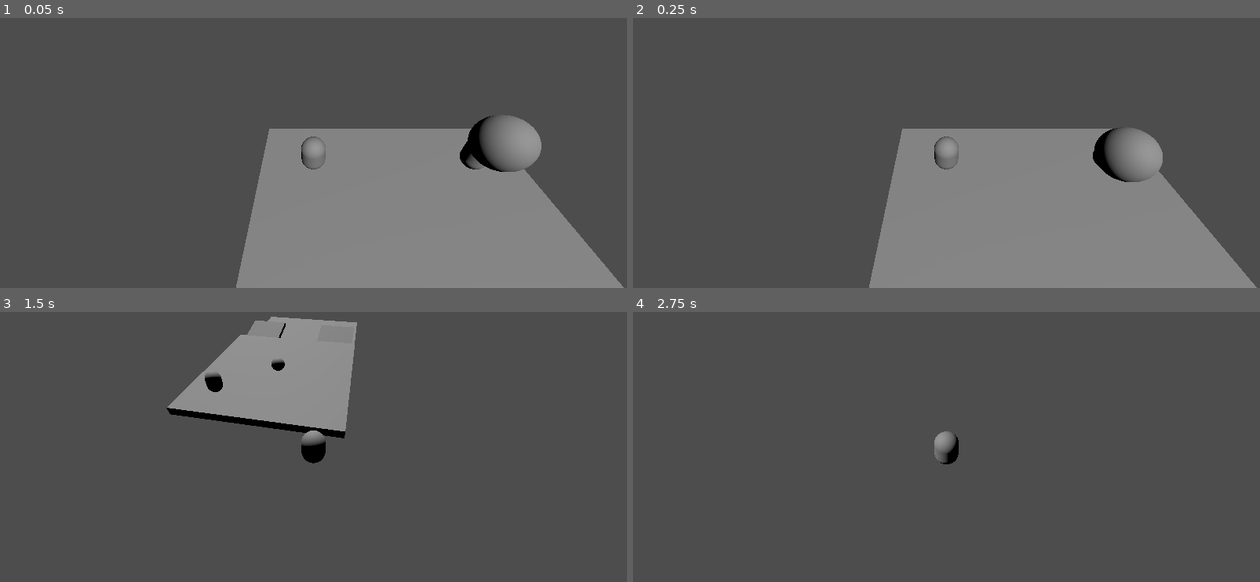
Above: before the commit, frames 1-4 (two rows, left to right).
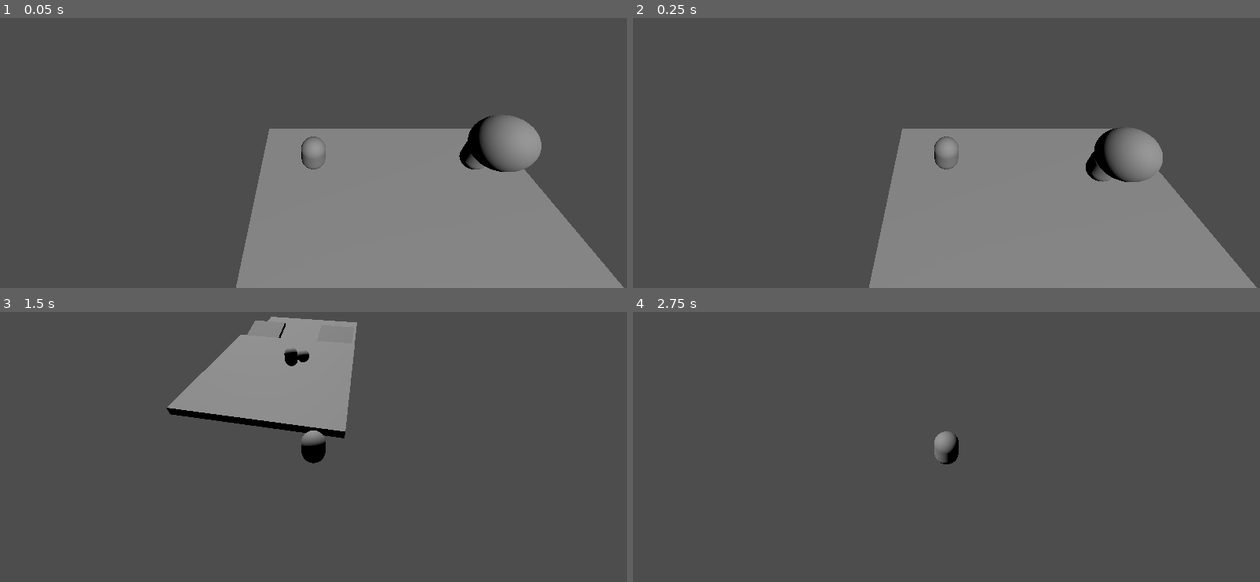
Above: after the commit, the same moments.

Repository: yanlinyi101/Head-your-majesty
Game: Godot game, scene res://scenes/Main.tscn
Same seed, same stepped clock (60 frames per second), same inputs: the game is played once before the commit and once after it.
Inputs (mouse positions are in pixels of both pictures, inside the frame that each line leads up to):
- Up to frame 1 (0.05 s): no input
- Up to frame 2 (0.25 s): no input
- Up to frame 3 (1.5 s): move the mouse to (344, 403) at 0.52 s; press the mouse at (344, 403) at 0.53 s; hold W (move_forward) from 0.53 s (still down); tap Space (jump) at 0.77 s; move the mouse to (282, 406) at 1.27 s; release the mouse at (282, 406) at 1.28 s; click (282, 406) at 1.35 s
- Up to frame 4 (2.75 s): keep holding W (move_forward); tap Space (jump) at 1.52 s; move the mouse to (959, 398) at 2.02 s; press the mouse at (959, 398) at 2.03 s; tap E (pickup_head) at 2.1 s

The runs differ from the first frame. In frame 1, less than 0.1% of the frame differs, in the area x 73-77%, y 50-57%; in frame 2, 0.2%; in frame 3, 0.4%, in the area x 32-50%, y 13-30%; in frame 4, nothing differs.

Commit message:
feat: add phase 1 bot brain

Diff:
--- a/scenes/Main.tscn
+++ b/scenes/Main.tscn
@@ -6,6 +6,7 @@
 [ext_resource type="Script" path="res://scripts/game/match_controller.gd" id="4_match"]
 [ext_resource type="Script" path="res://scripts/characters/player_controller.gd" id="5_player_controller"]
 [ext_resource type="Script" path="res://scripts/game/main_game.gd" id="6_main_game"]
+[ext_resource type="Script" path="res://scripts/characters/bot_brain.gd" id="7_bot_brain"]
 
 [node name="Main" type="Node3D"]
 script = ExtResource("6_main_game")
@@ -42,3 +43,9 @@
 
 [node name="DirectionalLight3D" type="DirectionalLight3D" parent="."]
 rotation = Vector3(-0.9, 0.4, 0.2)
+
+[node name="BotBrain" type="Node" parent="."]
+script = ExtResource("7_bot_brain")
+actor_path = NodePath("../Bot")
+player_path = NodePath("../Player")
+head_path = NodePath("../KingHead")
--- /dev/null
+++ b/scripts/characters/bot_brain.gd
@@ -0,0 +1,73 @@
+extends Node
+
+enum State { SEEK_HEAD, CHASE_CARRIER, ESCAPE_WITH_HEAD, RECOVER }
+
+const Tuning := preload("res://scripts/util/tuning.gd")
+
+@export var actor_path: NodePath
+@export var player_path: NodePath
+@export var head_path: NodePath
+
+@onready var actor: CharacterActor = get_node(actor_path)
+@onready var player: CharacterActor = get_node(player_path)
+@onready var head: HeadSystem = get_node(head_path)
+
+var state := State.SEEK_HEAD
+var _lunge_timer := 0.0
+var _recover_timer := 0.0
+
+func _physics_process(delta: float) -> void:
+	_lunge_timer = maxf(0.0, _lunge_timer - delta)
+	match state:
+		State.SEEK_HEAD:
+			_seek_head()
+		State.CHASE_CARRIER:
+			_chase_player()
+		State.ESCAPE_WITH_HEAD:
+			_escape_player()
+		State.RECOVER:
+			_recover(delta)
+	_update_state()
+
+func _update_state() -> void:
+	if state == State.RECOVER:
+		return
+	if actor.global_position.y < -2.0:
+		state = State.RECOVER
+		_recover_timer = Tuning.BOT_RECOVER_SECONDS
+	elif actor.is_carrier:
+		state = State.ESCAPE_WITH_HEAD
+	elif player.is_carrier:
+		state = State.CHASE_CARRIER
+	else:
+		state = State.SEEK_HEAD
+
+func _seek_head() -> void:
+	_move_toward(head.global_position)
+	if head.can_pick_up(actor):
+		actor.set_carrier_enabled(true)
+		head.attach_to_carrier(actor.participant_id, actor)
+
+func _chase_player() -> void:
+	_move_toward(player.global_position)
+	if actor.global_position.distance_to(player.global_position) <= Tuning.BOT_LUNGE_RANGE and _lunge_timer <= 0.0:
+		actor.request_lunge()
+		_lunge_timer = Tuning.BOT_LUNGE_INTERVAL
+
+func _escape_player() -> void:
+	var away := actor.global_position - player.global_position
+	away.y = 0.0
+	if away.length() < 0.1:
+		away = Vector3.RIGHT
+	actor.set_move_direction(away.normalized())
+
+func _recover(delta: float) -> void:
+	_recover_timer -= delta
+	actor.set_move_direction(Vector3.ZERO)
+	if _recover_timer <= 0.0:
+		state = State.SEEK_HEAD
+
+func _move_toward(target: Vector3) -> void:
+	var direction := target - actor.global_position
+	direction.y = 0.0
+	actor.set_move_direction(direction.normalized())
--- a/scripts/game/main_game.gd
+++ b/scripts/game/main_game.gd
@@ -13,8 +13,13 @@
 		match_controller.add_participant(actor.participant_id)
 		actor.lunge_hit.connect(_on_lunge_hit)
 		actor.severe_fall.connect(_on_severe_fall)
-	king_head.worn.connect(match_controller.set_carrier)
+	king_head.worn.connect(_on_head_worn)
 	king_head.loosened.connect(match_controller.on_head_became_loose)
+
+func _on_head_worn(participant_id: String) -> void:
+	for candidate in actors:
+		candidate.set_carrier_enabled(candidate.participant_id == participant_id)
+	match_controller.set_carrier(participant_id)
 
 func _physics_process(_delta: float) -> void:
 	if Input.is_action_just_pressed("pickup_head") and king_head.can_pick_up(player):
Not shown: 1 places in scenes/Main.tscn that only renumber resources
